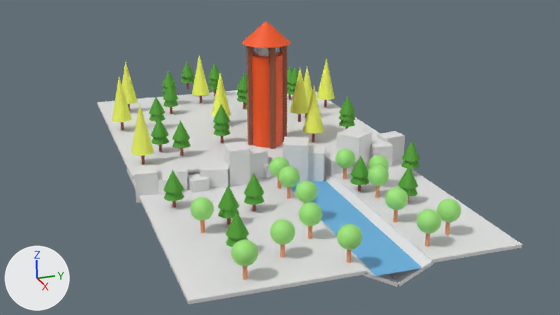
A saved change to the Blender file 3D/Lowpoly Scenes/Basic-LP-TowerScene.blend.
Both versions are drawn from the file's camera 'Camera'. Every picture has the same lights, and +X, +Y and +Z are marked at lower left.

The older version as bpy lines, for what is in view:
```python
ob_cone = bpy.data.objects.new('Cone', me_cone_008)
ob_cone.location = (-34.1, -27.6, 10.7)
ob_cone.rotation_euler = (0.0, 0.0, -1.071)  # degrees (0, 0, -61)
ob_cone.scale = (2.39, 2.39, 5.45)
ob_cylinder_006 = bpy.data.objects.new('Cylinder.006', me_cylinder_006)
ob_cylinder_006.location = (43.1, -1.6, 1.1)
ob_cylinder_006.scale = (0.394, 0.394, 1.58)
ob_cylinder_011 = bpy.data.objects.new('Cylinder.011', me_cylinder_011)
ob_cylinder_011.location = (30.8, 13.4, 1.1)
ob_cylinder_011.scale = (0.394, 0.394, 1.58)
ob_sphere_001 = bpy.data.objects.new('Sphere.001', me_sphere_001)
ob_sphere_001.location = (13.5, -1.6, 4.2)
ob_sphere_001.scale = (2.12, 2.12, 2.12)
ob_sphere_002 = bpy.data.objects.new('Sphere.002', me_sphere_002)
ob_sphere_002.location = (37.6, -11.4, 4.2)
ob_sphere_002.scale = (2.12, 2.12, 2.12)
ob_sphere_004 = bpy.data.objects.new('Sphere.004', me_sphere_004)
ob_sphere_004.location = (32.2, -4.3, 4.2)
ob_sphere_004.scale = (2.12, 2.12, 2.12)
ob_sphere_006 = bpy.data.objects.new('Sphere.006', me_sphere_006)
ob_sphere_006.location = (43.1, -1.6, 4.2)
ob_sphere_006.scale = (2.12, 2.12, 2.12)
ob_sphere_011 = bpy.data.objects.new('Sphere.011', me_sphere_011)
ob_sphere_011.location = (30.8, 13.4, 4.2)
ob_sphere_011.scale = (2.12, 2.12, 2.12)
ob_sphere_012 = bpy.data.objects.new('Sphere.012', me_sphere_012)
ob_sphere_012.location = (41.8, 14.0, 4.2)
ob_sphere_012.scale = (2.12, 2.12, 2.12)
# also in view: 'Cone.027' at (-36.9, 26.9, 10.7); 'Cube.009' at (-0.8, -4.7, 1.9); 'Cube.006' at (0.4, -13.4, 0.3); 'Sphere.005' at (23.6, -21.8, 4.2); 'Cone.051' at (-19.4, 12.9, 12.9)
```
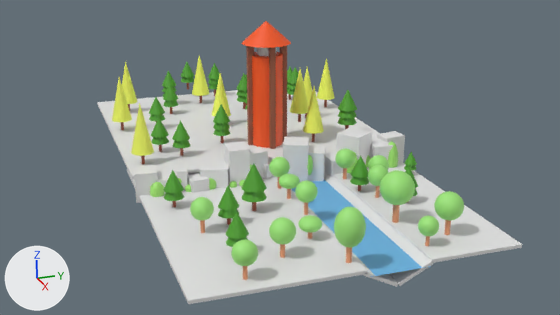
Commit message: Basic-LP-TowerScene modified

What changed in the scene script:
```text
Change ob_sphere_001:
    ob_sphere_001.location: (13.5, -1.6, 4.2) -> (13.5, -1.6, 3.2)
    ob_sphere_001.scale: (2.12, 2.12, 2.12) -> (2.12, 2.12, 1.4)
Change ob_sphere_002:
    ob_sphere_002.location: (37.6, -11.4, 4.2) -> (37.6, -11.4, 4.4)
    ob_sphere_002.scale: (2.12, 2.12, 2.12) -> (2.27, 2.27, 2.27)
Change ob_sphere_004:
    ob_sphere_004.location: (32.2, -4.3, 4.2) -> (32.2, -4.3, 2.3)
    ob_sphere_004.scale: (2.12, 2.12, 2.12) -> (2.12, 2.12, 1.37)
Change ob_cylinder_006:
    ob_cylinder_006.scale: (0.394, 0.394, 1.58) -> (0.486, 0.486, 1.95)
Change ob_sphere_006:
    ob_sphere_006.location: (43.1, -1.6, 4.2) -> (43.1, -1.6, 5.9)
    ob_sphere_006.scale: (2.12, 2.12, 2.12) -> (2.61, 2.61, 3.5)
Change ob_cylinder_011:
    ob_cylinder_011.scale: (0.394, 0.394, 1.58) -> (0.598, 0.598, 2.4)
Change ob_sphere_011:
    ob_sphere_011.location: (30.8, 13.4, 4.2) -> (30.8, 13.4, 6.3)
    ob_sphere_011.scale: (2.12, 2.12, 2.12) -> (3.22, 3.22, 3.22)
Change ob_sphere_012:
    ob_sphere_012.location: (41.8, 14.0, 4.2) -> (41.8, 14.0, 3.3)
    ob_sphere_012.scale: (2.12, 2.12, 2.12) -> (1.81, 1.81, 1.81)
Change ob_sphere_013:
    ob_sphere_013.location: (38.8, 19.7, 4.2) -> (38.8, 19.7, 5.1)
    ob_sphere_013.scale: (2.12, 2.12, 2.12) -> (2.6, 2.6, 2.6)
Change ob_cone_013:
    ob_cone_013.location: (-13.4, 22.8, 6.9) -> (-13.4, 22.8, 7.7)
    ob_cone_013.scale: (1.97, 1.97, 2.07) -> (2.28, 2.28, 2.39)
Change ob_cone_014:
    ob_cone_014.location: (-13.4, 22.8, 8.4) -> (-13.4, 22.8, 9.4)
    ob_cone_014.scale: (1.97, 1.97, 2.07) -> (2.28, 2.28, 2.39)
Change ob_cone_015:
    ob_cone_015.location: (-13.4, 22.8, 9.9) -> (-13.4, 22.8, 11.1)
    ob_cone_015.scale: (1.97, 1.97, 2.07) -> (2.28, 2.28, 2.39)
Change ob_cone_030:
    ob_cone_030.location: (17.1, -10.0, 3.6) -> (17.1, -10.0, 4.8)
    ob_cone_030.scale: (1.97, 1.97, 2.07) -> (2.43, 2.43, 2.55)
Change ob_cone_031:
    ob_cone_031.location: (17.1, -10.0, 5.3) -> (17.1, -10.0, 6.8)
    ob_cone_031.scale: (1.97, 1.97, 2.07) -> (2.43, 2.43, 2.55)
Change ob_cone_036:
    ob_cone_036.location: (9.3, 27.9, 3.6) -> (9.3, 27.9, 2.4)
    ob_cone_036.scale: (1.97, 1.97, 2.07) -> (1.33, 1.33, 1.4)
Change ob_cone_037:
    ob_cone_037.location: (9.3, 27.9, 5.3) -> (9.3, 27.9, 3.5)
    ob_cone_037.scale: (1.97, 1.97, 2.07) -> (1.33, 1.33, 1.4)
Add ob_icosphere_011:
    ob_icosphere_011 = bpy.data.objects.new('Icosphere.011', me_icosphere_013)  # an icosphere of 80 faces spanning x -0.95..0.95, y -1.0..1.0, z -1.0..1.0; in mat_material (green #a3e76f)
    ob_icosphere_011.location = (2.9, 26.5, 0.8)
    ob_icosphere_011.scale = (-1.6, -1.6, -4.56)
Add ob_icosphere_010:
    ob_icosphere_010 = bpy.data.objects.new('Icosphere.010', me_icosphere_013.copy())
    ob_icosphere_010.location = (3.1, 16.7, -0.2)
    ob_icosphere_010.scale = (-1.6, -1.6, -4.56)
Add ob_icosphere_009:
    ob_icosphere_009 = bpy.data.objects.new('Icosphere.009', me_icosphere_013.copy())
    ob_icosphere_009.location = (1.5, 21.4, -0.2)
    ob_icosphere_009.scale = (-0.846, -0.846, -2.41)
Add ob_icosphere_008:
    ob_icosphere_008 = bpy.data.objects.new('Icosphere.008', me_icosphere_013.copy())
    ob_icosphere_008.location = (2.9, 6.8, 2.0)
    ob_icosphere_008.scale = (-0.846, -0.846, -2.41)
Add ob_icosphere_004:
    ob_icosphere_004 = bpy.data.objects.new('Icosphere.004', me_icosphere_013.copy())
    ob_icosphere_004.location = (3.6, -10.4, -0.1)
    ob_icosphere_004.scale = (-0.846, -0.846, -0.846)
Add ob_icosphere_001:
    ob_icosphere_001 = bpy.data.objects.new('Icosphere.001', me_icosphere_013.copy())
    ob_icosphere_001.location = (2.9, -26.2, 0.3)
    ob_icosphere_001.scale = (1.53, 1.53, 2.14)
Add ob_icosphere:
    ob_icosphere = bpy.data.objects.new('Icosphere', me_icosphere_013.copy())
    ob_icosphere.location = (2.6, -15.2, 0.3)
    ob_icosphere.scale = (1.53, 1.53, 1.53)
```

What differs and where, as boxes [x1, y1, x2, y2] in the pictures (560 x 315 px):
'Sphere.006', moved, rescaled (27% wider, 56% taller): before [337, 224, 362, 250]; after [334, 207, 366, 248]
'Sphere.011', moved, rescaled (50% wider, 50% taller): before [385, 187, 408, 210]; after [380, 170, 415, 205]
'Sphere.013', moved, rescaled (24% wider, 29% taller): before [437, 199, 461, 222]; after [434, 191, 464, 221]
'Sphere.004', moved, rescaled (24% shorter): before [299, 202, 322, 226]; after [298, 215, 322, 233]
'Sphere.002', moved, rescaled (8% wider, 7% taller): before [270, 219, 295, 245]; after [269, 217, 296, 245]
'Sphere.012', moved, rescaled (12% narrower, 15% shorter): before [417, 209, 441, 234]; after [418, 215, 439, 236]
'Cone.031', moved, rescaled (29% wider, 20% taller): before [244, 173, 264, 197]; after [241, 163, 267, 192]
'Sphere.001', moved, rescaled (27% shorter): before [279, 166, 300, 187]; after [279, 174, 300, 189]
'Cone.015', moved, rescaled (11% wider, 10% taller): before [339, 96, 356, 115]; after [338, 90, 357, 111]
'Cone.030', moved, rescaled: before [244, 195, 264, 205]; after [242, 191, 267, 202]
'Cone.037', moved, rescaled: before [402, 141, 420, 162]; after [404, 152, 417, 166]
'Icosphere.011', added: after [388, 141, 398, 168]
'Icosphere.001', added: after [150, 182, 164, 197]
'Cone.014', moved, rescaled (18% wider, 12% taller): before [339, 114, 355, 121]; after [338, 110, 357, 118]
'Cone.013', moved, rescaled (12% wider, 12% taller): before [339, 120, 355, 127]; after [338, 117, 356, 125]
'Cone.036', moved, rescaled: before [401, 160, 420, 169]; after [404, 165, 417, 170]
'Cylinder.011', rescaled (50% wider, 46% taller): before [393, 210, 398, 222]; after [392, 205, 400, 223]
'Cylinder.006', rescaled: before [346, 249, 351, 263]; after [346, 247, 352, 263]
'Icosphere.008', added: after [307, 155, 313, 175]
'Icosphere', added: after [209, 178, 216, 190]
'Icosphere.010', added: after [347, 151, 358, 173]
'Icosphere.004', added: after [229, 181, 237, 188]
